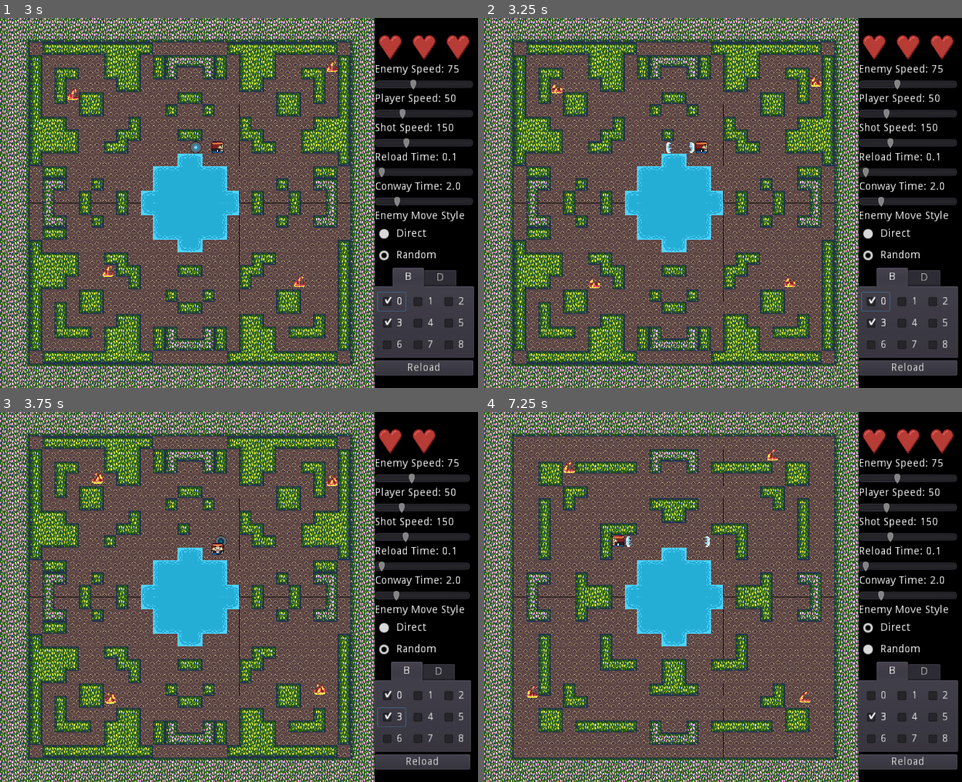
Above: before the commit, frames 1-4 (two rows, left to right).
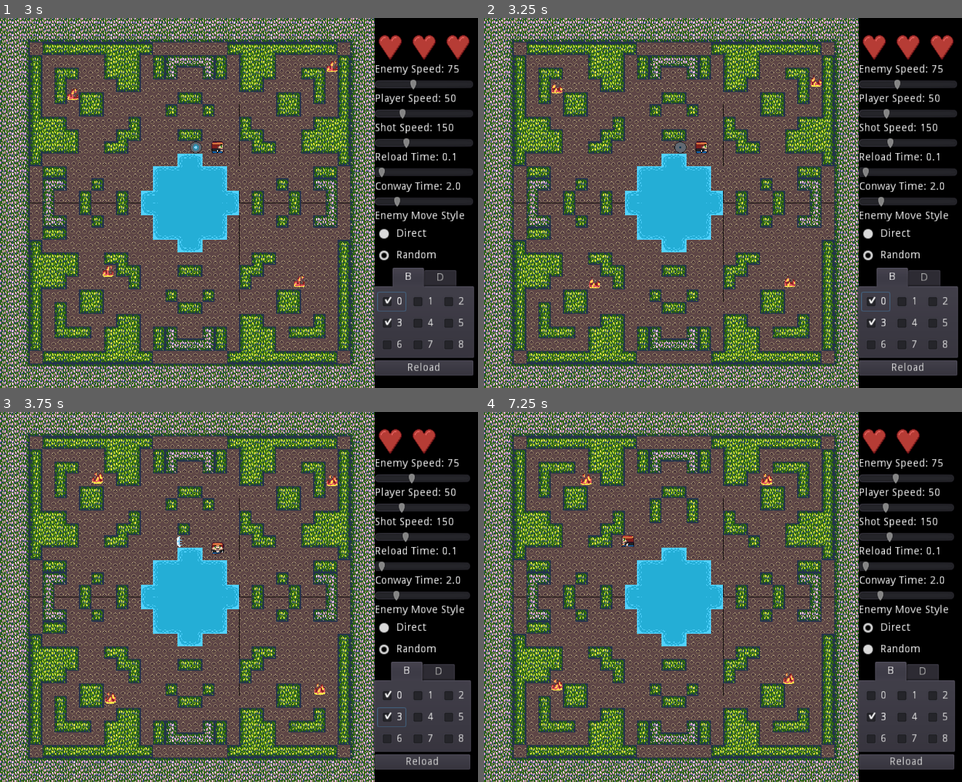
Above: after the commit, the same moments.

Repository: DanielTBaker/Conway
Game: Godot game, scene res://src/World/World.tscn
The game is run twice, just before and just after one commit, with the same random seed, the same clock (stepped at 60 frames per second) and the same inputs.
Inputs (mouse positions are in pixels of both pictures, inside the frame that each line leads up to):
- Up to frame 1 (3 s): click (382, 232) at 0.5 s; click (382, 254) at 1.25 s; hold Right (ui_right) 2.03-2.75 s; hold X (ui_bomb) 2.03-2.75 s; click "0" at 2.75 s
- Up to frame 2 (3.25 s): no input
- Up to frame 3 (3.75 s): hold Down (ui_down) from 3.53 s (still down); tap X (ui_bomb) at 3.6 s
- Up to frame 4 (7.25 s): release Down (ui_down) at 4.28 s; hold Right (ui_right) 4.28-5.03 s; hold X (ui_bomb) 4.28-5.03 s; hold Up (ui_up) 5.03-5.78 s; tap X (ui_bomb) at 5.1, 6.6 s; hold X (ui_bomb) 5.78-6.53 s; hold Left (ui_left) from 5.78 s (still down)

Frame 1 is identical in both runs. In frame 2, 0.2% of the frame differs, in the area x 38-44%, y 30-37%; in frame 3, 0.2%; in frame 4, 19%, in the area x 6-100%, y 4-97%.

Commit message:
Remote Detonate

Diff:
--- a/project/src/Attacks/Bomb.gd
+++ b/project/src/Attacks/Bomb.gd
@@ -1,23 +1,15 @@
 extends Node2D
 
+signal explode
 const wave = preload("res://src/Attacks/Wave.tscn")
 # Declare member variables here. Examples:
 # var a = 2
 # var b = "text"
-onready var projectiles = get_parent()
+onready var projectiles = get_parent().get_node('../Projectiles')
 export(float) var wave_speed = 150
-# Called when the node enters the scene tree for the first time.
-func _ready():
-	pass # Replace with function body.
 
-
-# Called every frame. 'delta' is the elapsed time since the previous frame.
-#func _process(delta):
-#	pass
-
-
-func _on_AnimationPlayer_animation_finished(anim_name):
-	##Spawn 4 directional waves
+func _on_detonate():
+	print('signal recieved')
 	var up : RigidBody2D = wave.instance()
 	var down : RigidBody2D = wave.instance()
 	var left : RigidBody2D = wave.instance()
@@ -50,5 +42,6 @@
 	projectiles.add_child(left)
 	projectiles.add_child(right)
 
+	emit_signal("explode")
 	##Deleta bomb
 	self.queue_free()
--- a/project/src/Attacks/Bomb.tscn
+++ b/project/src/Attacks/Bomb.tscn
@@ -3,10 +3,10 @@
 [ext_resource path="res://GFX/bomb.png" type="Texture" id=1]
 [ext_resource path="res://src/Attacks/Bomb.gd" type="Script" id=2]
 
-
 [sub_resource type="Animation" id=1]
 resource_name = "Charge"
 length = 1.1
+loop = true
 tracks/0/type = "value"
 tracks/0/path = NodePath(".:frame")
 tracks/0/interp = 1
@@ -26,9 +26,8 @@
 [node name="Sprite" type="Sprite" parent="."]
 texture = ExtResource( 1 )
 hframes = 10
-frame = 3
+frame = 1
 
 [node name="AnimationPlayer" type="AnimationPlayer" parent="Sprite"]
 autoplay = "Charge"
 anims/Charge = SubResource( 1 )
-[connection signal="animation_finished" from="Sprite/AnimationPlayer" to="." method="_on_AnimationPlayer_animation_finished"]
--- a/project/src/Player/Player.gd
+++ b/project/src/Player/Player.gd
@@ -1,6 +1,7 @@
 extends KinematicBody2D
 class_name  Player
 
+signal detonate
 var TILE_SIZE : int
 
 const MAX_HEALTH = 3
@@ -16,6 +17,7 @@
 var health
 var velocity = Vector2()
 var last_dir = Vector2.DOWN
+var bomb_avail = true
 
 func _ready():
 	health = MAX_HEALTH
@@ -63,14 +65,20 @@
 		velocity = move_and_slide(velocity)
 
 		##Drop Bomb if timer expired
-		if Input.is_action_pressed("ui_bomb"):
-			if $BombTimer.is_stopped():
+		if Input.is_action_just_pressed("ui_bomb"):
+			if bomb_avail:
 				var bomb = load("res://src/Attacks/Bomb.tscn")
 				var instance = bomb.instance()
-				get_node("../Projectiles").add_child(instance)
+				get_node("../Bombs").add_child(instance)
 				##Place Bomb on grid
 				instance.set_global_position((self.get_global_position()/TILE_SIZE).floor()*TILE_SIZE + Vector2(TILE_SIZE/2,TILE_SIZE/2))
-				$BombTimer.start(bomb_delay)
+				instance.connect("explode", self, "_on_bomb_det")
+				self.connect("detonate",instance,"_on_detonate")
+				bomb_avail = false
+			else:
+				print('detonate')
+				emit_signal("detonate")
+
 
 		##Shoot if timer expired
 		if Input.is_action_pressed("ui_shot"):
@@ -91,6 +99,10 @@
 				get_node("../Projectiles").add_child(wave)
 				$ShotTimer.start(shot_delay)
 
+
+func _on_bomb_det():
+	bomb_avail = true
+
 func hit():
 	health -=1
 	if health ==0:
--- a/project/src/World/World.tscn
+++ b/project/src/World/World.tscn
@@ -29,6 +29,8 @@
 [node name="Enemies" type="Node" parent="."]
 
 [node name="Projectiles" type="Node" parent="."]
+
+[node name="Bombs" type="Node" parent="."]
 
 [node name="Menu" type="ColorRect" parent="."]
 margin_left = 496.0
